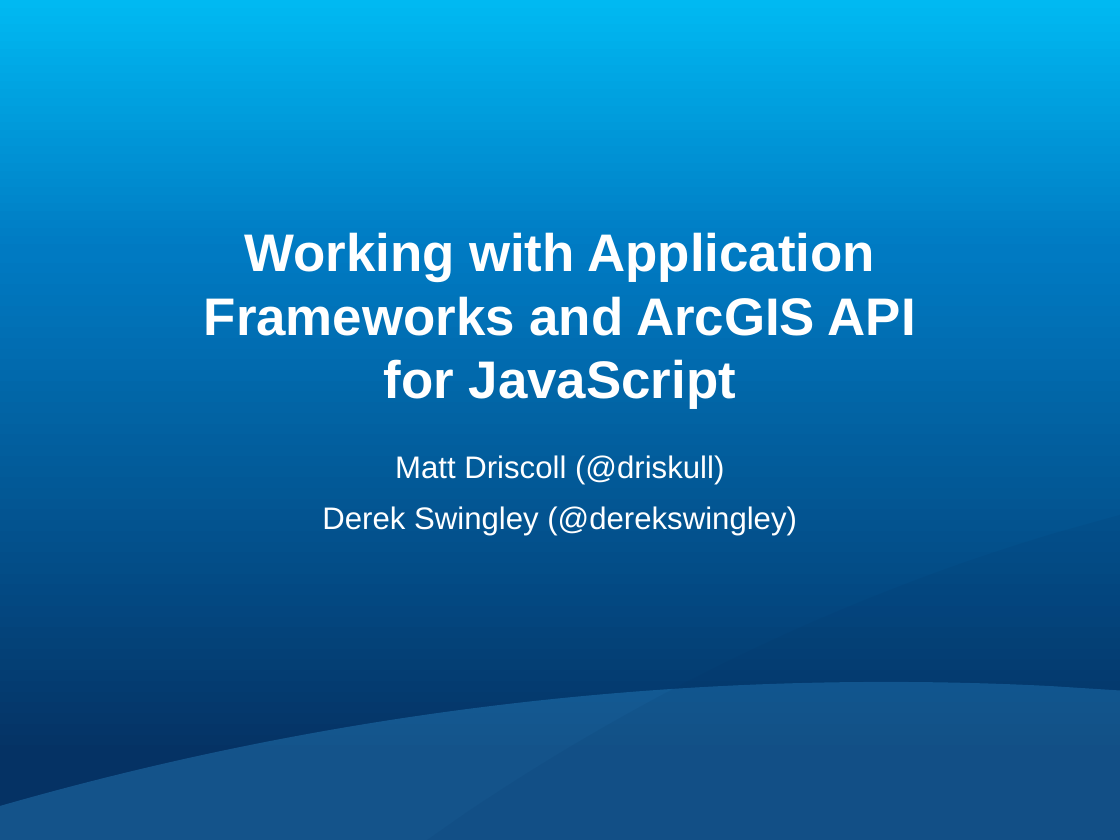
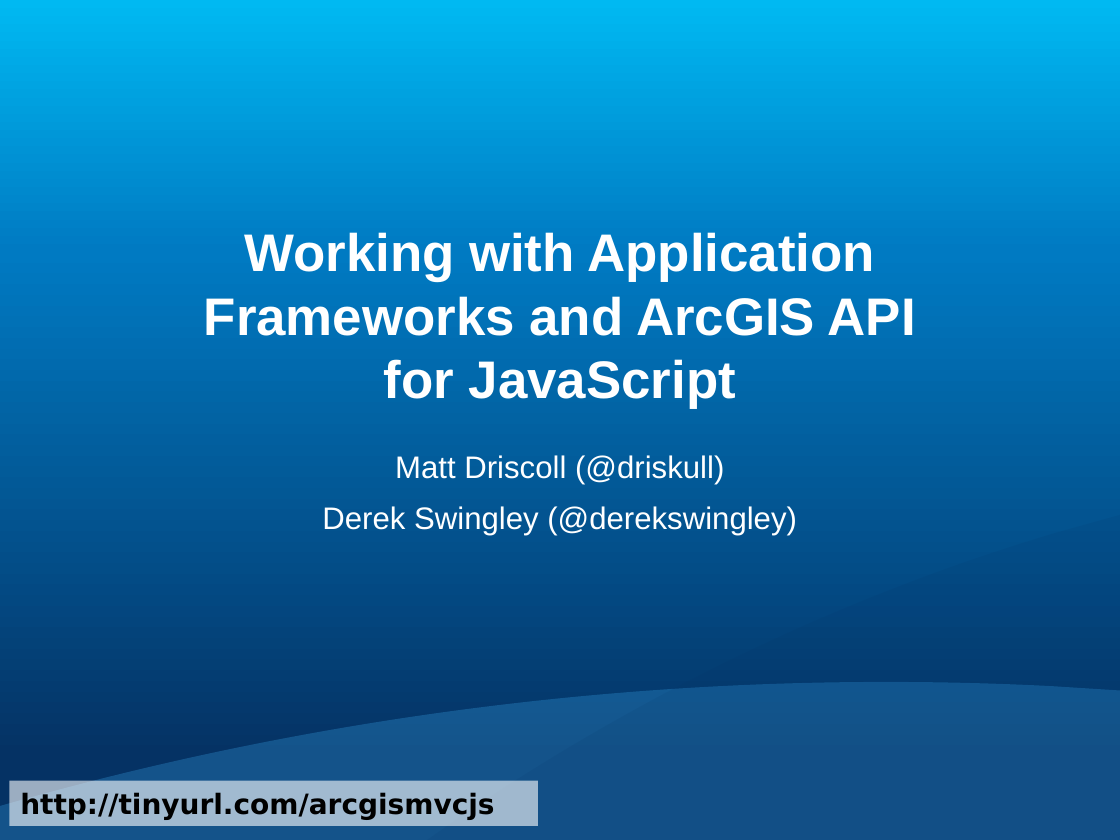
Before and after one commit to driskull/framework-samples-js, a slide deck: slide 1 of Working with Application Frameworks and ArcGIS API for JavaScript.pptx. Drawn at 1120x840 pixels with LibreOffice and Linux fonts; fonts in the diff are those of the drawing; background and template pictures are left out. Boxes give left, top, right and bottom in pixels: in the first picture for what was removed or moved away, otherwise in the second. Text is boxed around its words. In the diff, an @@ line names an element or a change of style, - is before the commit and + after.

```diff
--- a/Working with Application Frameworks and ArcGIS API for JavaScript.pptx
+++ b/Working with Application Frameworks and ArcGIS API for JavaScript.pptx
@@ rectangle added at (9,781,538,825), fill #FFFFFF at 60% opacity, 18 pt, text #000000, bold @@
+http://tinyurl.com/arcgismvcjs
```
Also in this commit, not shown: 1 other slide changed, 1 other file.
